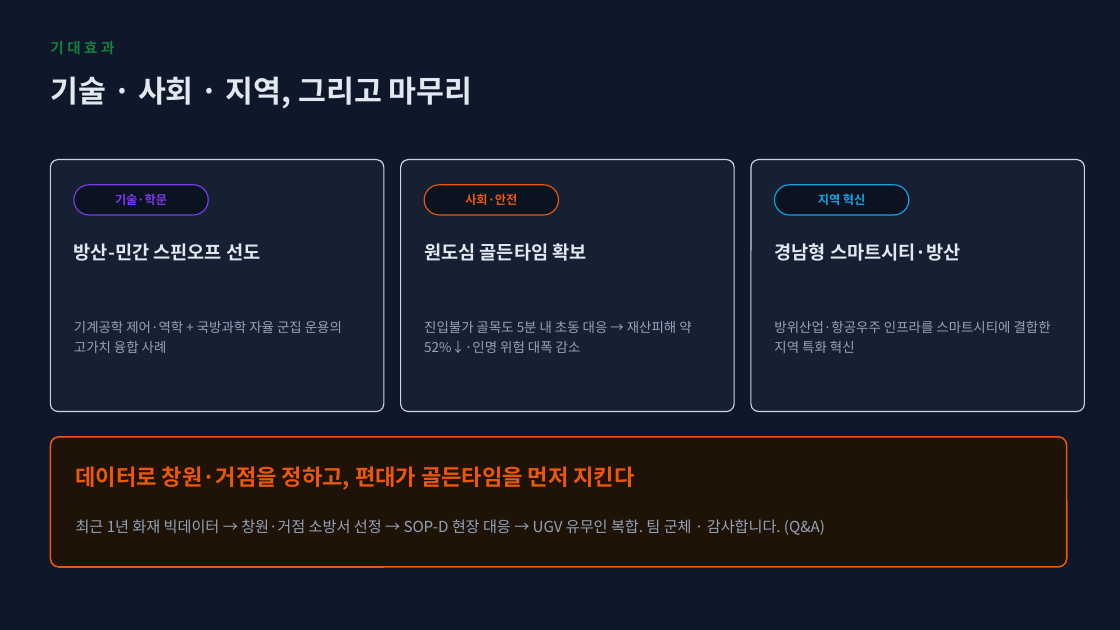
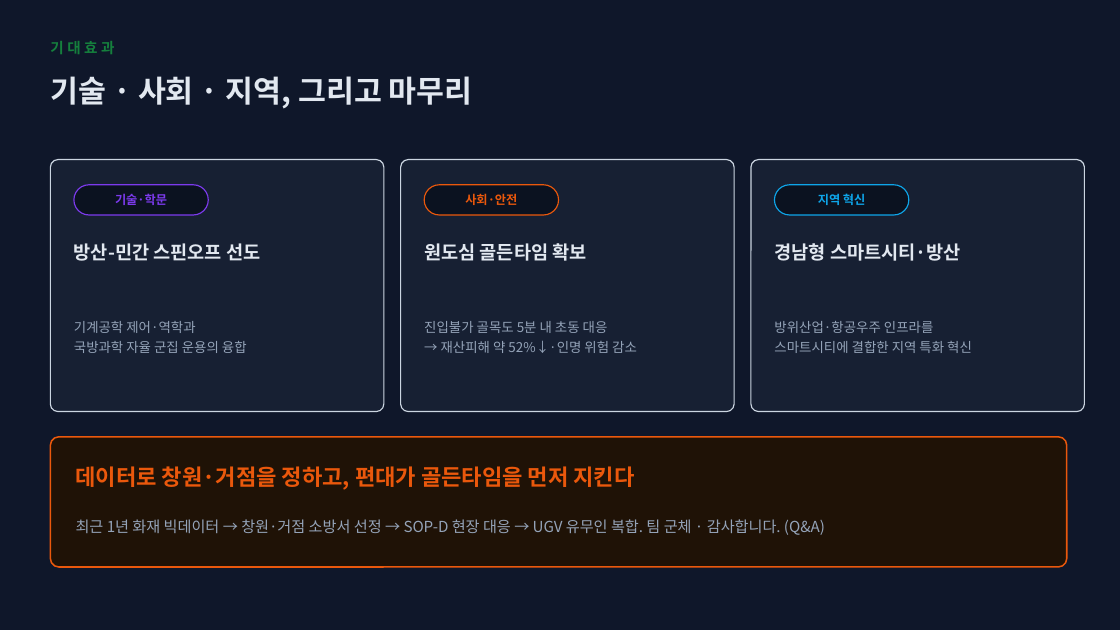
Before and after one commit to bdsm135790-png/noh, a slide deck: slide 17 of presentation/화재빅데이터_드론배치_분석리포트.pptx. Drawn at 1120x630 pixels with LibreOffice and Linux fonts; fonts in the diff are those of the drawing. Boxes give left, top, right and bottom in pixels: in the first picture for what was removed or moved away, otherwise in the second. Text is boxed around its words. In the diff, an @@ line names an element or a change of style, - is before the commit and + after.

```diff
--- a/presentation/화재빅데이터_드론배치_분석리포트.pptx
+++ b/presentation/화재빅데이터_드론배치_분석리포트.pptx
@@ text at <box>74,321,247,353</box>: text changed @@
-기계공학 제어·역학 + 국방과학 자율 군집 운용의 고가치 융합 사례
+기계공학 제어·역학과
+국방과학 자율 군집 운용의 융합
@@ text at <box>424,321,637,353</box>: text changed @@
-진입불가 골목도 5분 내 초동 대응 → 재산피해 약 52%↓·인명 위험 대폭 감소
+진입불가 골목도 5분 내 초동 대응
+→ 재산피해 약 52%↓·인명 위험 감소
@@ text at <box>774,321,972,353</box>: text changed @@
-방위산업·항공우주 인프라를 스마트시티에 결합한 지역 특화 혁신
+방위산업·항공우주 인프라를
+스마트시티에 결합한 지역 특화 혁신
```
Also in this commit, not shown: 6 other slides changed, 1 other file.
